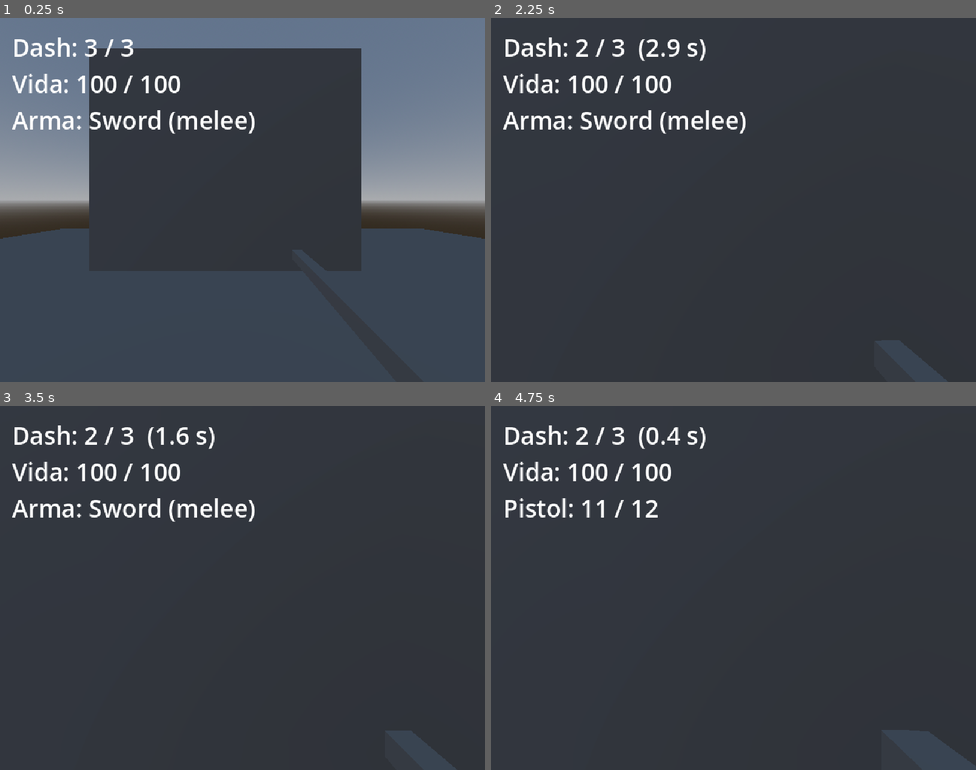
Above: before the commit, frames 1-4 (two rows, left to right).
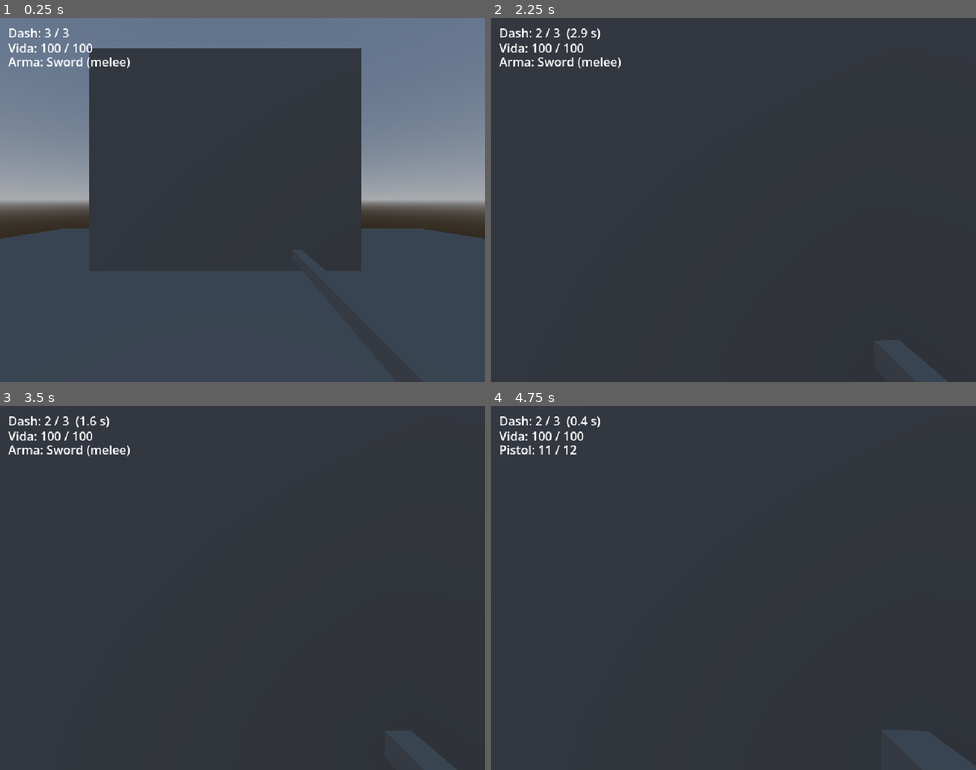
Above: after the commit, the same moments.

Repository: CodeCastersD20/Armagedon_CodeCasters
Game: Godot game, scene res://scenes/main.tscn
Two runs of this game, one before a commit and one after it. Both use one fixed random seed, a clock stepped at 60 frames per second and the inputs below.
Inputs (mouse positions are in pixels of both pictures, inside the frame that each line leads up to):
- Up to frame 1 (0.25 s): no input
- Up to frame 2 (2.25 s): tap Enter at 0.5, 2 s; move the mouse to (757, 200) at 0.52 s; press the mouse at (757, 200) at 0.53 s; hold W (move_forward) from 0.53 s (still down); tap Space (jump) at 0.77, 1.25, 1.52 s; move the mouse to (709, 200) at 1.27 s; release the mouse at (709, 200) at 1.28 s; tap C (crouch) at 1.35 s; move the mouse to (743, 192) at 2.02 s; tap Shift (dash) at 2.1 s
- Up to frame 3 (3.5 s): keep holding W (move_forward); move the mouse to (237, 595) at 2.77 s; tap Ctrl (run_toggle) at 2.85 s; tap Space (jump) at 3.02 s
- Up to frame 4 (4.75 s): keep holding W (move_forward); move the mouse to (767, 591) at 3.52 s; hold Q (switch_weapon) 3.53-4.28 s; tap Space (jump) at 3.77, 4.52 s; move the mouse to (694, 584) at 4.27 s; click (694, 584) at 4.35 s

The runs differ from the first frame. In frame 1, 2.6% of the frame differs, in the area x 1-53%, y 2-32%; in frame 2, 3.0%; in frame 3, 2.9%; in frame 4, 2.4%.

Commit message:
feat(ui): agrupa contadores en MainHud y reduce tamaño de fuente

Diff:
--- a/armagedon/scenes/UI/AmmoCounter.tscn
+++ b/armagedon/scenes/UI/AmmoCounter.tscn
@@ -7,8 +7,8 @@
 
 [node name="Ammo" type="Label" parent="." unique_id=400544608]
 offset_left = 16.0
-offset_top = 112.0
+offset_top = 40.0
 offset_right = 239.0
-offset_bottom = 157.0
-theme_override_font_sizes/font_size = 32
+offset_bottom = 85.0
+theme_override_font_sizes/font_size = 16
 text = "Municion: 0/0"
--- a/armagedon/scenes/UI/DashCounter.tscn
+++ b/armagedon/scenes/UI/DashCounter.tscn
@@ -7,8 +7,8 @@
 
 [node name="Stamina" type="Label" parent="." unique_id=400544608]
 offset_left = 16.0
-offset_top = 16.0
+offset_top = 8.0
 offset_right = 178.0
-offset_bottom = 61.0
-theme_override_font_sizes/font_size = 32
+offset_bottom = 53.0
+theme_override_font_sizes/font_size = 16
 text = "Dash: 3 / 3"
--- a/armagedon/scenes/UI/HealthCounter.tscn
+++ b/armagedon/scenes/UI/HealthCounter.tscn
@@ -7,8 +7,8 @@
 
 [node name="Vida" type="Label" parent="." unique_id=400544608]
 offset_left = 16.0
-offset_top = 64.0
+offset_top = 20.0
 offset_right = 239.0
-offset_bottom = 109.0
-theme_override_font_sizes/font_size = 32
+offset_bottom = 65.0
+theme_override_font_sizes/font_size = 16
 text = "Vida: 100 / 100"
--- /dev/null
+++ b/armagedon/scenes/UI/MainHud.tscn
@@ -0,0 +1,32 @@
+[gd_scene format=3 uid="uid://b0p43fgmh6ths"]
+
+[ext_resource type="PackedScene" uid="uid://bp1kekekmcmac" path="res://scenes/UI/HealthCounter.tscn" id="1_nanbm"]
+[ext_resource type="PackedScene" uid="uid://b3njp8d6dh7fp" path="res://scenes/UI/DashCounter.tscn" id="2_d0hpa"]
+[ext_resource type="PackedScene" uid="uid://bv0ek3fvwd5ca" path="res://scenes/UI/AmmoCounter.tscn" id="3_ru36m"]
+
+[node name="MainHud" type="Node2D" unique_id=77760244]
+
+[node name="CanvasLayer" type="CanvasLayer" parent="." unique_id=486325349]
+offset = Vector2(-5, 0)
+transform = Transform2D(1, 0, 0, 1, -5, 0)
+
+[node name="AmmoCounter" parent="CanvasLayer" unique_id=1392892048 instance=ExtResource("3_ru36m")]
+
+[node name="Ammo" parent="CanvasLayer/AmmoCounter" index="0" unique_id=400544608]
+offset_top = 46.0
+offset_bottom = 91.0
+
+[node name="DashCounter" parent="CanvasLayer" unique_id=489986782 instance=ExtResource("2_d0hpa")]
+
+[node name="Stamina" parent="CanvasLayer/DashCounter" index="0" unique_id=400544608]
+metadata/_edit_use_anchors_ = true
+
+[node name="VidaCounter" parent="CanvasLayer" unique_id=1260784920 instance=ExtResource("1_nanbm")]
+
+[node name="Vida" parent="CanvasLayer/VidaCounter" index="0" unique_id=400544608]
+offset_top = 28.0
+offset_bottom = 73.0
+
+[editable path="CanvasLayer/AmmoCounter"]
+[editable path="CanvasLayer/DashCounter"]
+[editable path="CanvasLayer/VidaCounter"]
--- a/armagedon/scenes/main.tscn
+++ b/armagedon/scenes/main.tscn
@@ -1,18 +1,10 @@
 [gd_scene format=3 uid="uid://bpc7csnghp6"]
 
-[ext_resource type="PackedScene" uid="uid://b3njp8d6dh7fp" path="res://scenes/UI/DashCounter.tscn" id="2_0wfyh"]
+[ext_resource type="PackedScene" uid="uid://b0p43fgmh6ths" path="res://scenes/UI/MainHud.tscn" id="2_0wfyh"]
 [ext_resource type="PackedScene" uid="uid://8y0dvplsaxko" path="res://scenes/World/World.tscn" id="2_world"]
-[ext_resource type="PackedScene" uid="uid://bp1kekekmcmac" path="res://scenes/UI/HealthCounter.tscn" id="3_sugp2"]
-[ext_resource type="PackedScene" uid="uid://bv0ek3fvwd5ca" path="res://scenes/UI/AmmoCounter.tscn" id="4_ammo"]
 
 [node name="Main" type="Node3D" unique_id=499188323]
 
 [node name="World" parent="." unique_id=1436690693 instance=ExtResource("2_world")]
 
-[node name="CanvasLayer" type="CanvasLayer" parent="." unique_id=235154089]
-
-[node name="DashCounter" parent="CanvasLayer" unique_id=1260784920 instance=ExtResource("2_0wfyh")]
-
-[node name="VidaCounter" parent="CanvasLayer" unique_id=581402135 instance=ExtResource("3_sugp2")]
-
-[node name="AmmoCounter" parent="CanvasLayer" unique_id=841029384 instance=ExtResource("4_ammo")]
+[node name="MainHud" parent="." unique_id=77760244 instance=ExtResource("2_0wfyh")]
